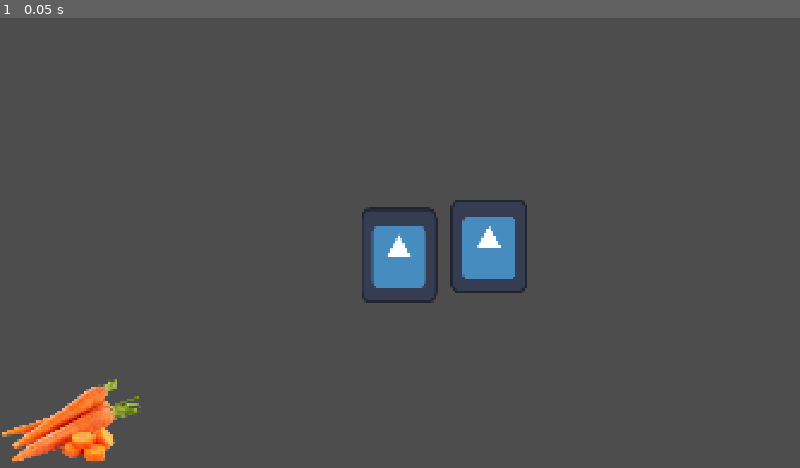
Above: before the commit, frame 1.
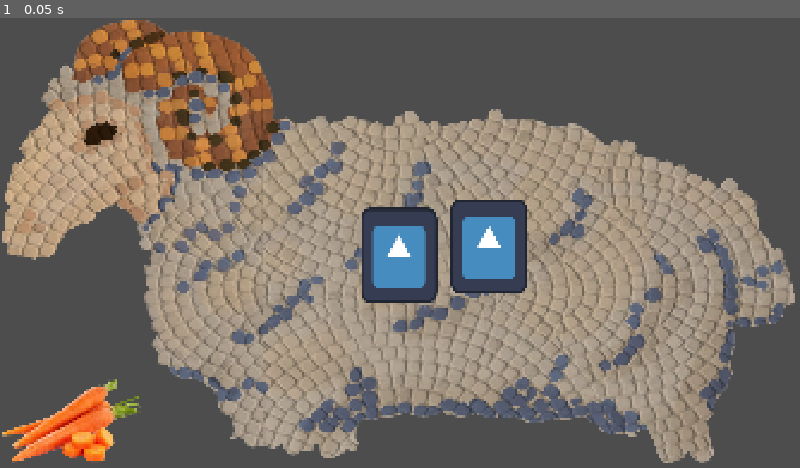
Above: after the commit, the same moment.

Repository: Corneeey/brackeys-2026
Game: Godot game, scene res://scenes/main.tscn
The game is run twice, just before and just after one commit, with the same random seed, the same clock (stepped at 60 frames per second) and the same inputs. The engine's default icon, where the game draws it, is replaced by a stand-in: a white triangle on a blue panel in a dark square.
Inputs:
- Up to frame 1 (0.05 s): no input

The runs differ from the first frame. In frame 1, 53% of the frame differs, in the area x 0-100%, y 0-99%.

Commit message:
Fix sheep and warning

Diff:
--- a/globals/score_manager.gd
+++ b/globals/score_manager.gd
@@ -11,5 +11,5 @@
 
 var score = 0
 
-func _process(delta: float) -> void:
+func _process(_delta: float) -> void:
 	print("Score: ", score)
--- a/scenes/sheep.tscn
+++ b/scenes/sheep.tscn
@@ -1,6 +1,6 @@
 [gd_scene format=3 uid="uid://d15otiv7naa7r"]
 
-[ext_resource type="Texture2D" uid="uid://bc2mxnktr4prw" path="res://assets/sheep_part/sheep_clean.png" id="1_6qn06"]
+[ext_resource type="Texture2D" uid="uid://cmw0lnh1jot63" path="res://assets/minigame/sheep_clean.png" id="1_6qn06"]
 [ext_resource type="Script" uid="uid://scyn2qylqglk" path="res://scenes/sheep.gd" id="2_gw4f6"]
 [ext_resource type="PackedScene" uid="uid://b5xldglsskp0p" path="res://scenes/dirt.tscn" id="3_6qn06"]
 
